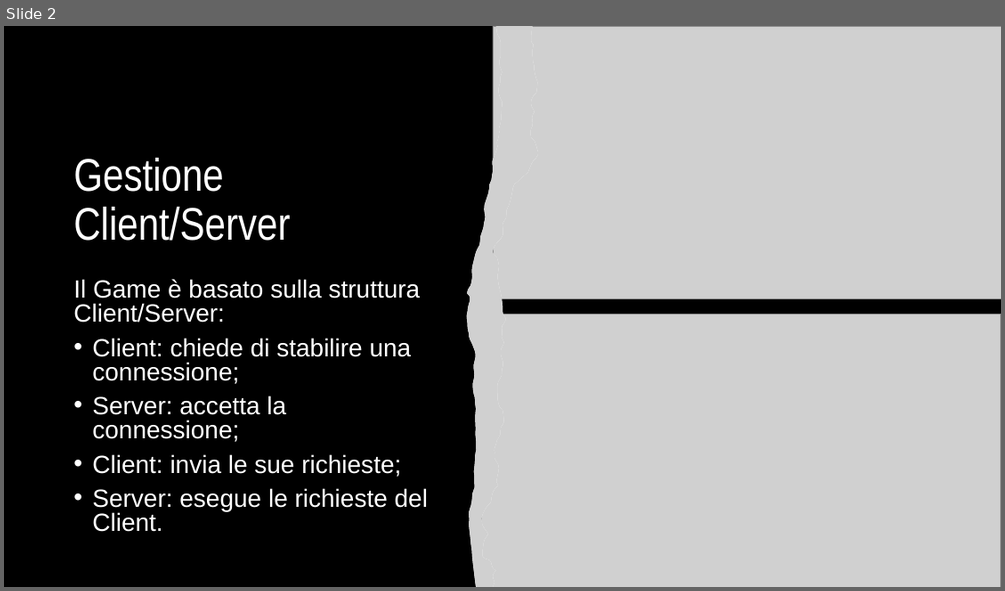
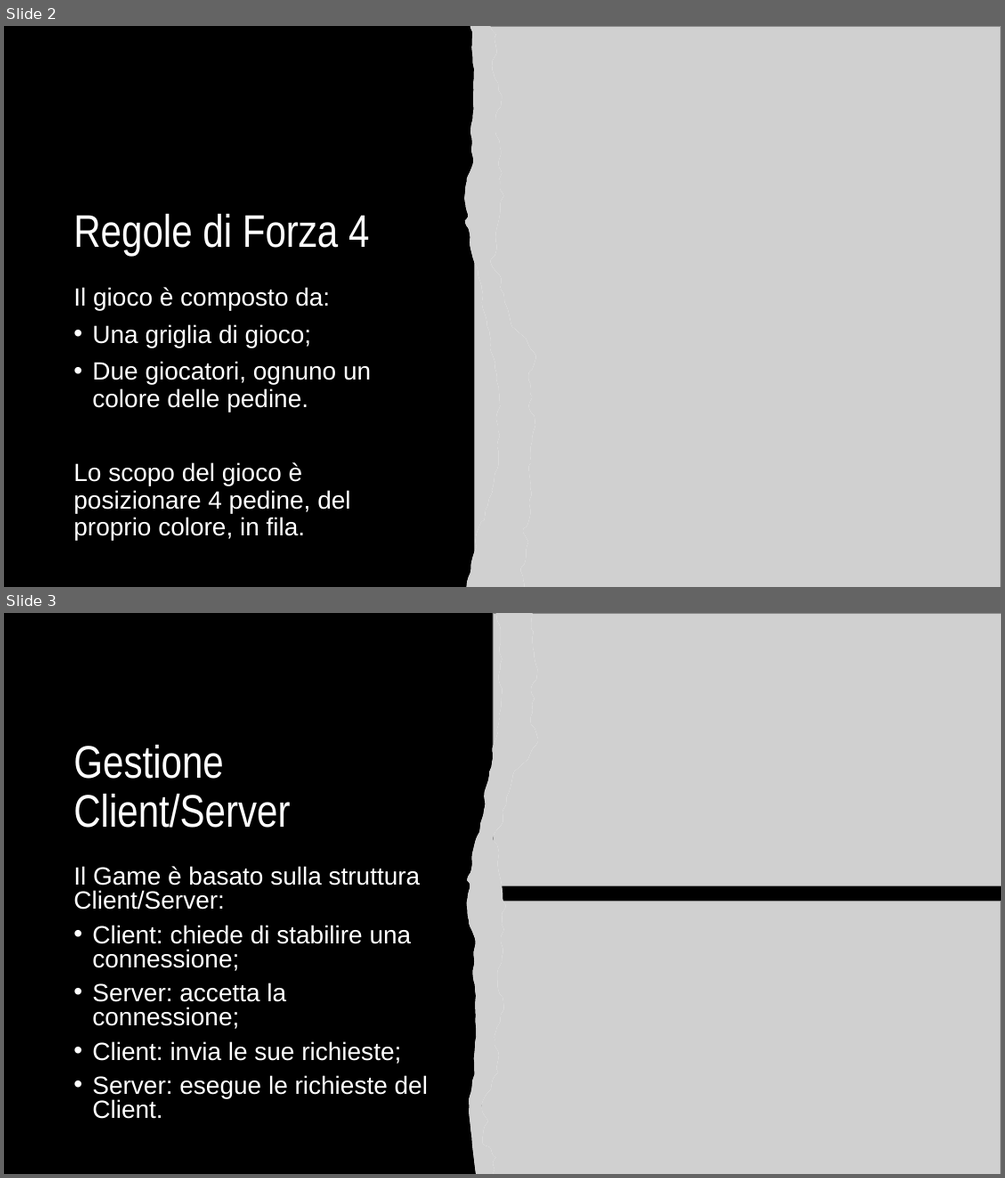
Before and after one commit to dennisgallina/Forza-4, a slide deck: docs/slides/Progetto di Tecnologie - Forza 4.pptx. Shown one above the other, each under a label of ours: slide 2 before the commit, slides 2 and 3 after it. The pictures are 1005x591 and 1005x1178 pixels, drawn with LibreOffice and Linux fonts; fonts in the diff are those of the drawing; grey boxes stand for pictures. Boxes give left, top, right and bottom in pixels: in the first picture for what was removed or moved away, otherwise in the second. Text is boxed around its words. In the diff, an @@ line names an element or a change of style, - is before the commit and + after.

```diff
--- a/docs/slides/Progetto di Tecnologie - Forza 4.pptx
+++ b/docs/slides/Progetto di Tecnologie - Forza 4.pptx
@@ slide 2 added at box(4, 26, 1001, 587), background #000000 @@
@@ freeform shape added at box(465, 26, 536, 587), fill #FFFFFF @@
@@ picture added at box(465, 26, 536, 587) @@
@@ picture added at box(474, 26, 1001, 587) @@
@@ title added at box(73, 213, 369, 256), 44 pt, text #FFFFFF @@
+Regole di Forza 4
@@ text added at box(73, 287, 371, 540), 24 pt, text #FFFFFF @@
+Il gioco è composto da:
+• Una griglia di gioco;
+• Due giocatori, ognuno un colore delle pedine.
+Lo scopo del gioco è posizionare 4 pedine, del proprio colore, in fila.
@@ what was slide 2 is now slide 3 @@
```
Also in this commit, not shown: 1 slide changed, 1 other slide added.
